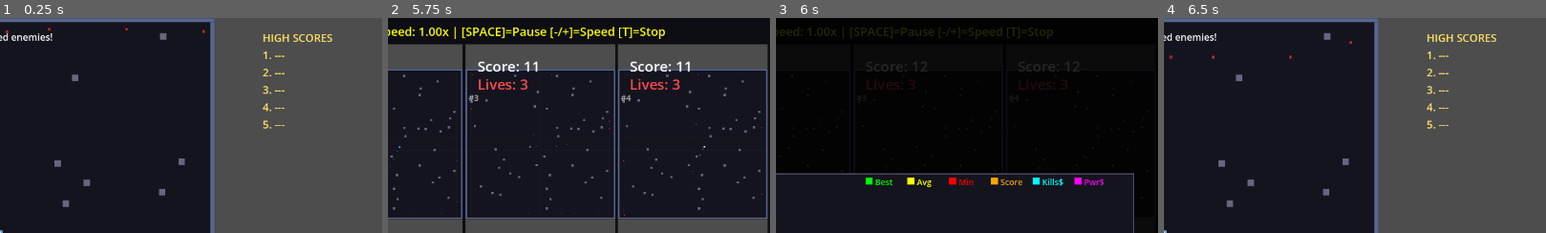
Above: before the commit, frames 1-4 (left to right).
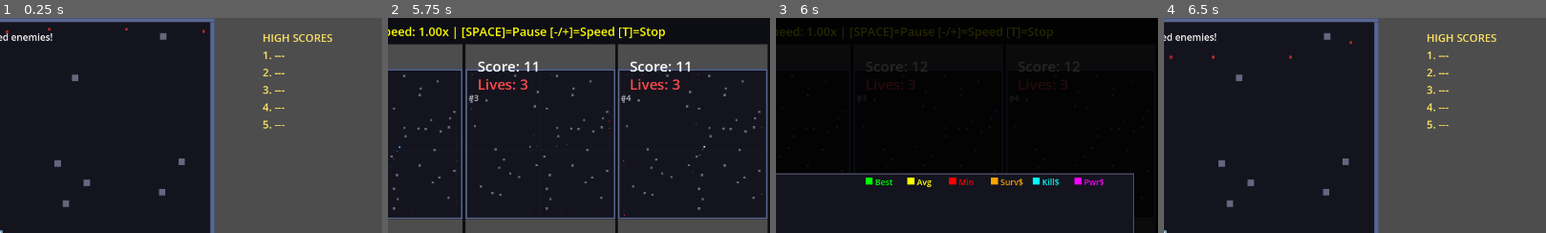
Above: after the commit, the same moments.

Repository: aryavolkan/evolve
Game: Godot game, scene res://main.tscn
The game is run twice, just before and just after one commit, with the same random seed, the same clock (stepped at 60 frames per second) and the same inputs.
Inputs:
- Up to frame 1 (0.25 s): no input
- Up to frame 2 (5.75 s): tap Enter (ui_accept) at 0.5, 0.77, 1.52, 3.02, 3.5, 3.77, 4.52 s; hold D (shoot_right) 0.53-1.28 s; hold T 0.53-1.28 s; tap Shift at 0.8, 1.35, 2.3, 2.85, 3.8, 5.3 s; hold S (shoot_down) 1.28-2.03 s; tap T at 1.55, 3.05, 4.55 s; hold D (shoot_right) 2.03-2.78 s; hold T 2.03-2.78 s; hold W (shoot_up) 2.78-3.53 s; hold P 3.53-4.28 s; hold A (shoot_left) 3.53-5.03 s; tap H at 4.35 s; hold S (shoot_down) from 5.03 s (still down); hold G from 5.03 s (still down)
- Up to frame 3 (6 s): release S (shoot_down) at 5.78 s; release G at 5.78 s; hold D (shoot_right) from 5.78 s (still down); tap Space at 5.85 s
- Up to frame 4 (6.5 s): keep holding D (shoot_right); tap Enter (ui_accept) at 6.02 s; tap T at 6.05 s
The pictures show only the part of the screen within x 50-100%, y 0-50%; the shares and areas given below are measured in that part.

Frames 1-2 are identical in both runs. In frame 3, 0.1% of the frame differs, in the area x 60-76%, y 74-79%; in frame 4, nothing differs.

Commit message:
Change Score to Survival$ in graph
Graph now shows score breakdown:
- Avg = total score (fitness)
- Surv$ = time-based score (score - kills - powerups)
- Kill$ = score from kills
- Pwr$ = score from powerups

Co-Authored-By: Claude Opus 4.5 <noreply@anthropic.com>

Diff:
--- a/training_manager.gd
+++ b/training_manager.gd
@@ -68,12 +68,12 @@
 var history_min_fitness: Array[float] = []
 var history_avg_kill_score: Array[float] = []
 var history_avg_powerup_score: Array[float] = []
-var history_avg_score: Array[float] = []
+var history_avg_survival_score: Array[float] = []
 
 # Per-generation accumulators
 var generation_total_kill_score: float = 0.0
 var generation_total_powerup_score: float = 0.0
-var generation_total_score: float = 0.0
+var generation_total_survival_score: float = 0.0
 
 # Pause state
 var is_paused: bool = false
@@ -162,10 +162,10 @@
 	history_min_fitness.clear()
 	history_avg_kill_score.clear()
 	history_avg_powerup_score.clear()
-	history_avg_score.clear()
+	history_avg_survival_score.clear()
 	generation_total_kill_score = 0.0
 	generation_total_powerup_score = 0.0
-	generation_total_score = 0.0
+	generation_total_survival_score = 0.0
 
 	# Hide the main game and show training arenas
 	hide_main_game()
@@ -477,7 +477,9 @@
 			# Accumulate stats for this generation
 			generation_total_kill_score += eval.scene.score_from_kills
 			generation_total_powerup_score += eval.scene.score_from_powerups
-			generation_total_score += eval.scene.score
+			# Survival score = total - kills - powerups (just the time-based score)
+			var survival_score = eval.scene.score - eval.scene.score_from_kills - eval.scene.score_from_powerups
+			generation_total_survival_score += survival_score
 
 			eval.done = true
 			evaluated_count += 1
@@ -565,15 +567,15 @@
 	# Record score breakdown averages
 	var avg_kill_score := generation_total_kill_score / population_size
 	var avg_powerup_score := generation_total_powerup_score / population_size
-	var avg_score := generation_total_score / population_size
+	var avg_survival_score := generation_total_survival_score / population_size
 	history_avg_kill_score.append(avg_kill_score)
 	history_avg_powerup_score.append(avg_powerup_score)
-	history_avg_score.append(avg_score)
+	history_avg_survival_score.append(avg_survival_score)
 
 	# Reset accumulators for next generation
 	generation_total_kill_score = 0.0
 	generation_total_powerup_score = 0.0
-	generation_total_score = 0.0
+	generation_total_survival_score = 0.0
 
 	# Track stagnation based on average fitness (more robust than all-time best)
 	if avg > best_avg_fitness:
@@ -1010,10 +1012,10 @@
 		var min_line = create_graph_line(history_min_fitness, graph_area, min_val, max_val, Color.RED)
 		panel.add_child(min_line)
 
-		# Score line (already on similar scale as fitness)
-		if history_avg_score.size() > 1:
-			var score_line = create_graph_line(history_avg_score, graph_area, min_val, max_val, Color.ORANGE)
-			panel.add_child(score_line)
+		# Survival score line (time-based score component)
+		if history_avg_survival_score.size() > 1:
+			var survival_line = create_graph_line(history_avg_survival_score, graph_area, min_val, max_val, Color.ORANGE)
+			panel.add_child(survival_line)
 
 		# Kill and powerup scores (already in same units as fitness/score)
 		if history_avg_kill_score.size() > 1:
@@ -1041,8 +1043,8 @@
 		{"label": "Best", "color": Color.GREEN},
 		{"label": "Avg", "color": Color.YELLOW},
 		{"label": "Min", "color": Color.RED},
-		{"label": "Score", "color": Color.ORANGE},
-		{"label": "Kills$", "color": Color.CYAN},
+		{"label": "Surv$", "color": Color.ORANGE},
+		{"label": "Kill$", "color": Color.CYAN},
 		{"label": "Pwr$", "color": Color.MAGENTA}
 	]
 
@@ -1091,7 +1093,7 @@
 		max_val = maxf(max_val, v)
 	for v in history_avg_fitness:
 		max_val = maxf(max_val, v)
-	for v in history_avg_score:
+	for v in history_avg_survival_score:
 		max_val = maxf(max_val, v)
 	for v in history_avg_kill_score:
 		max_val = maxf(max_val, v)
